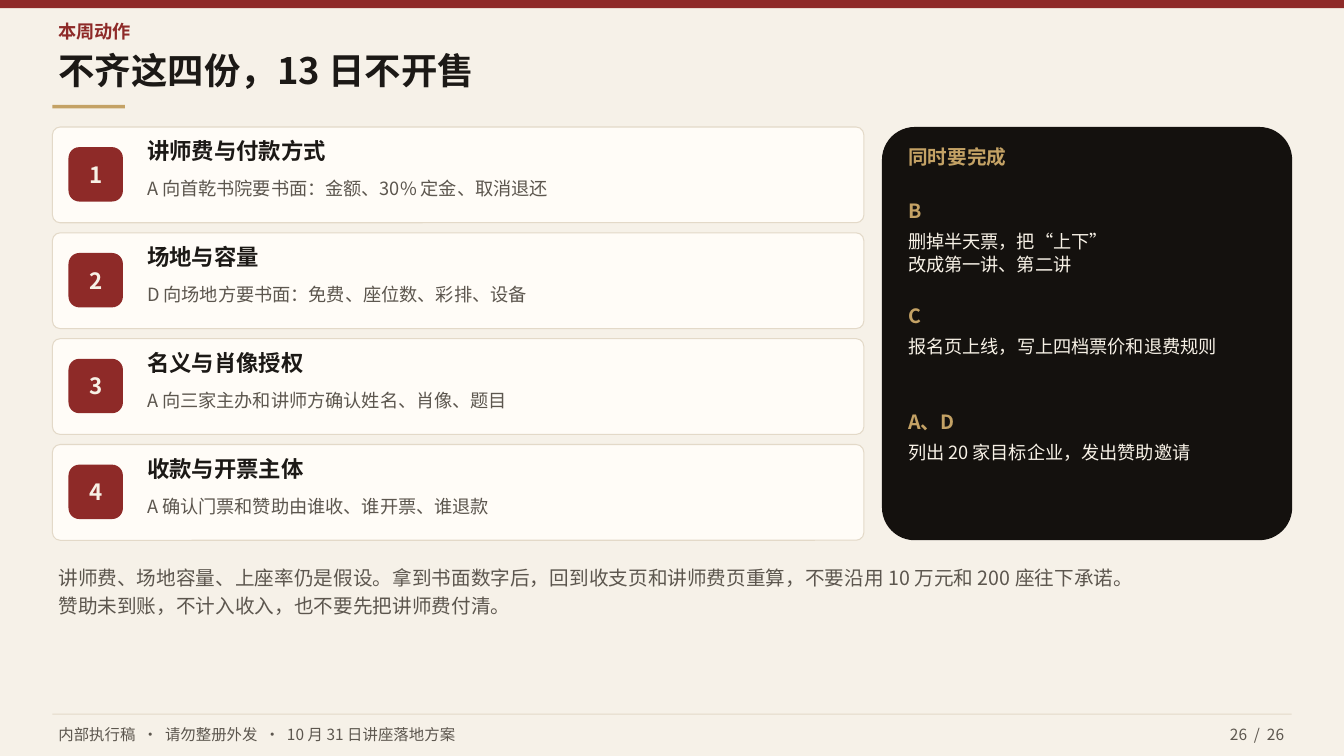
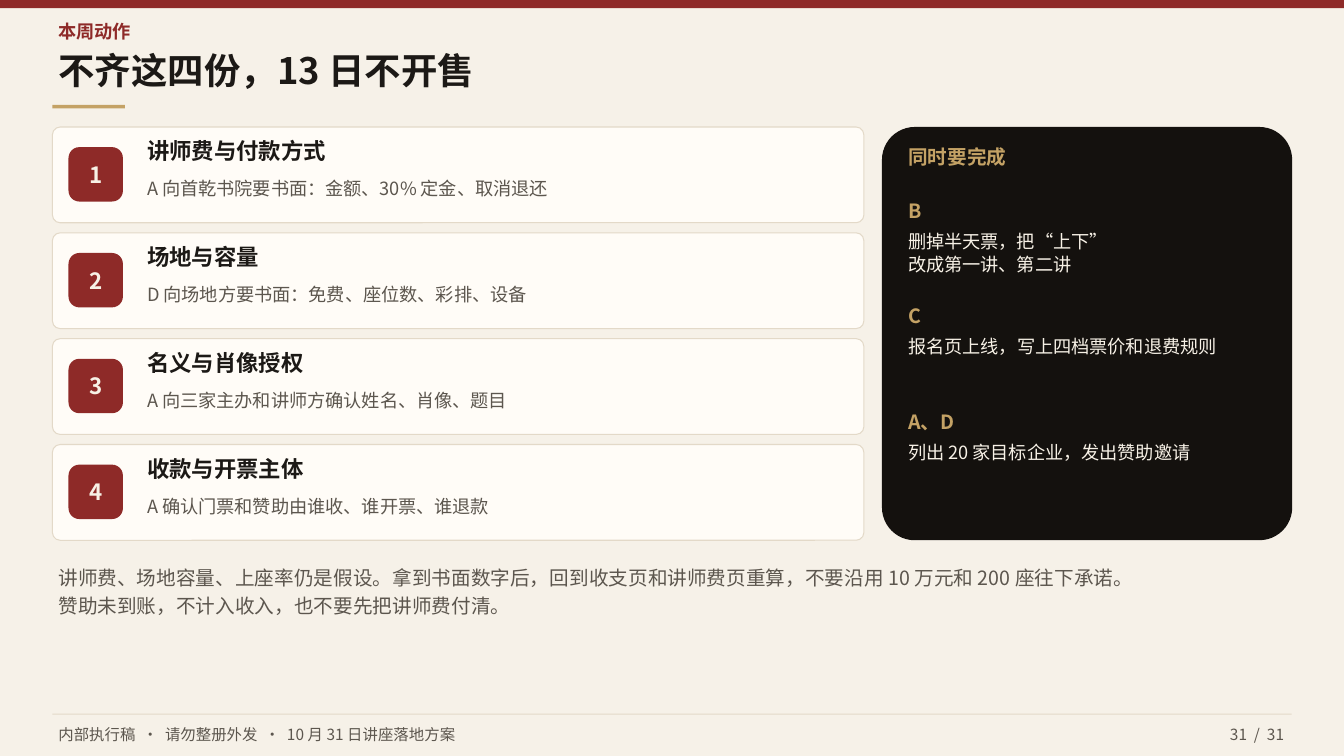
Before and after one commit to hujigang2010-maker/AIDEN, a slide deck: slide 31 of output/10月31日讲座_落地方案_价值实施_赞助落地.pptx (slide 26 before the commit). Drawn at 1344x756 pixels with LibreOffice and Linux fonts; fonts in the diff are those of the drawing. Boxes give left, top, right and bottom in pixels: in the first picture for what was removed or moved away, otherwise in the second. Text is boxed around its words. In the diff, an @@ line names an element or a change of style, - is before the commit and + after.

```diff
--- a/output/10月31日讲座_落地方案_价值实施_赞助落地.pptx
+++ b/output/10月31日讲座_落地方案_价值实施_赞助落地.pptx
@@ text at (1230,728,1284,740): text changed @@
-26 / 26
+31 / 31
```
Also in this commit, not shown: 25 other slides changed, 5 slides added, 2 other files.
